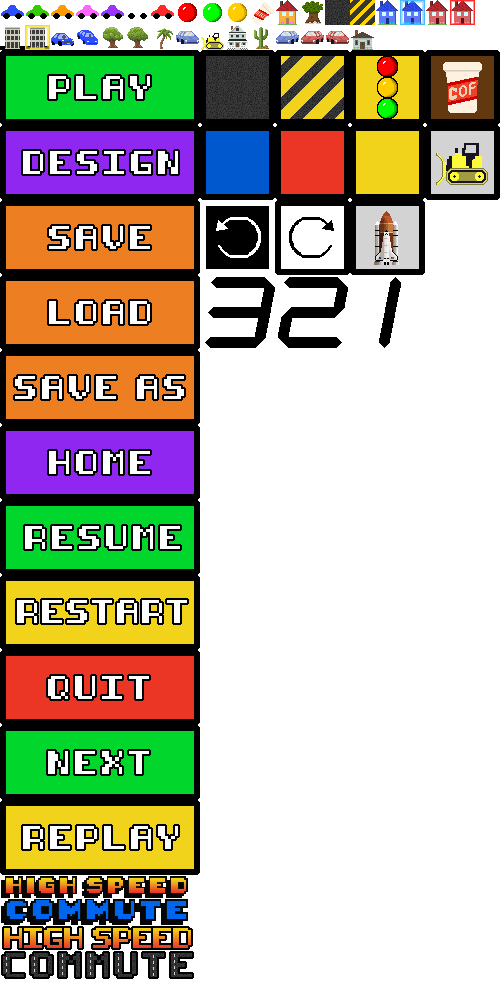
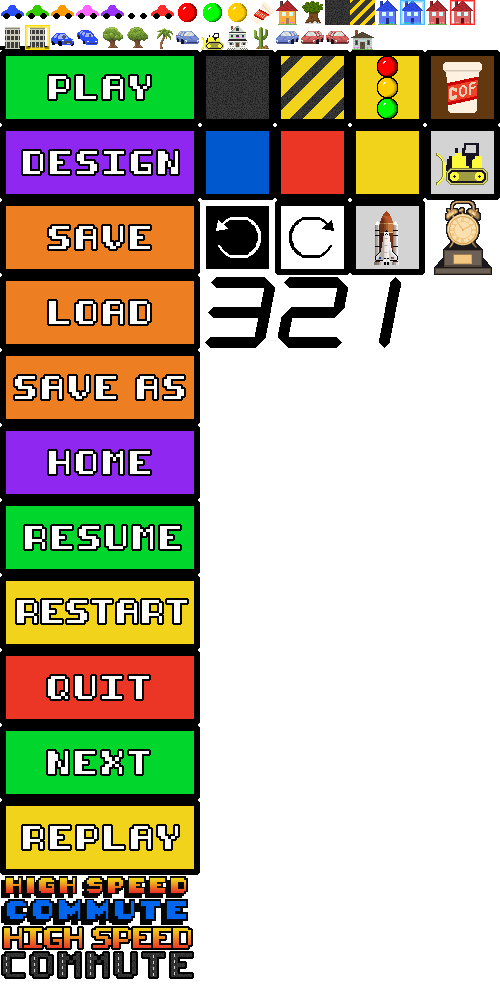
The second (500, 1000) image is a revision of the first. Changes to its layers:
added layer "win trophy pix" above "win trophy" over <box>434,200,492,275</box>
